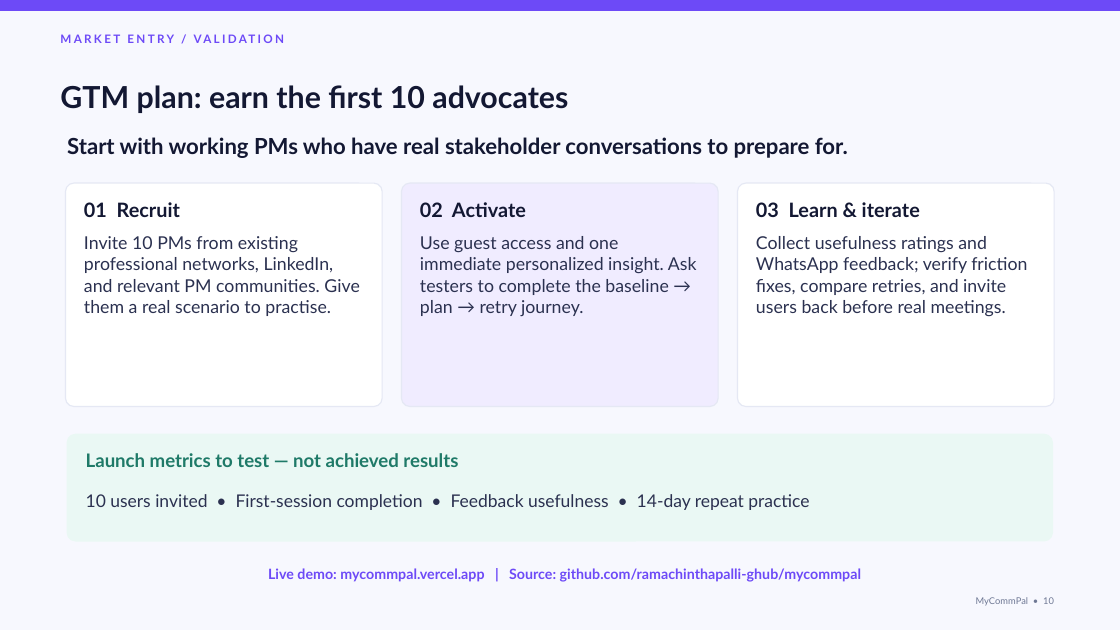
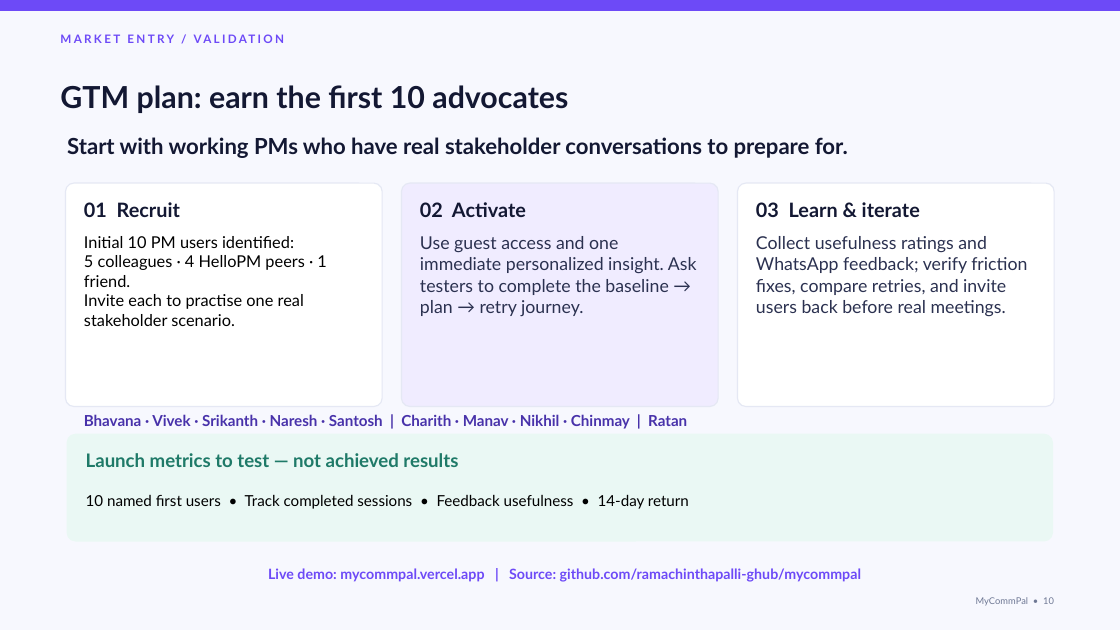
Before and after one commit to ramachinthapalli-ghub/C52-RamaMathur-Assignment4-Submission, a slide deck: slide 10 of Assignment 4 - Rama Mathur C52 - Deck.pptx. Drawn at 1120x630 pixels with LibreOffice and Linux fonts; fonts in the diff are those of the drawing. Boxes give left, top, right and bottom in pixels: in the first picture for what was removed or moved away, otherwise in the second. Text is boxed around its words. In the diff, an @@ line names an element or a change of style, - is before the commit and + after.

```diff
--- a/Assignment 4 - Rama Mathur C52 - Deck.pptx
+++ b/Assignment 4 - Rama Mathur C52 - Deck.pptx
@@ text at bbox=[84, 236, 326, 326]: text changed; size 15.2 to 14 pt; text colour #2B3150 to #000000 @@
-Invite 10 PMs from existing professional networks, LinkedIn, and relevant PM communities. Give them a real scenario to practise.
+Initial 10 PM users identified:
+5 colleagues · 4 HelloPM peers · 1 friend.
+Invite each to practise one real stakeholder scenario.
@@ text added at bbox=[84, 414, 687, 429], 13 pt, text #4832AA, bold @@
+Bhavana · Vivek · Srikanth · Naresh · Santosh | Charith · Manav · Nikhil · Chinmay | Ratan
@@ text at bbox=[86, 494, 689, 509]: text changed; size 15 to 13 pt; text colour #2B3150 to #000000 @@
-10 users invited • First-session completion • Feedback usefulness • 14-day repeat practice
+10 named first users • Track completed sessions • Feedback usefulness • 14-day return
```
Also in this commit, not shown: 2 other slides changed, 9 other files.
